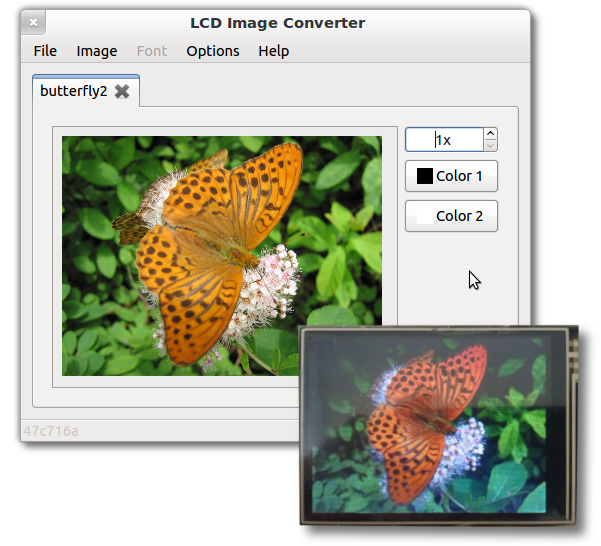
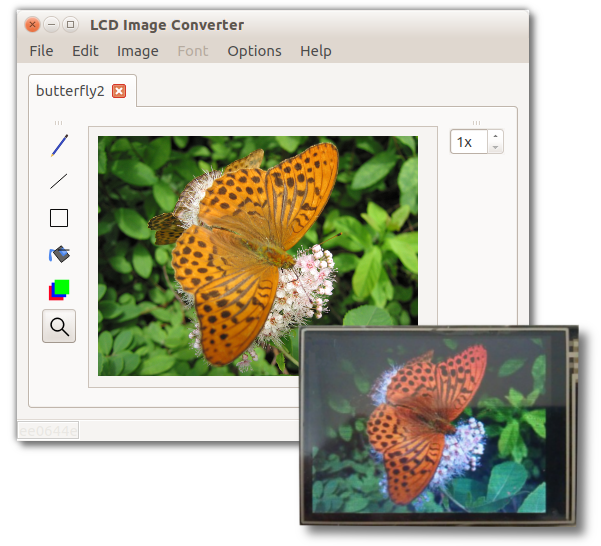
Layer changes from the first 601 x 546 image to the second:
painted on "window" over [9, 3, 543, 454]
renamed "back" to "white", hid it over [9, 3, 543, 454]
